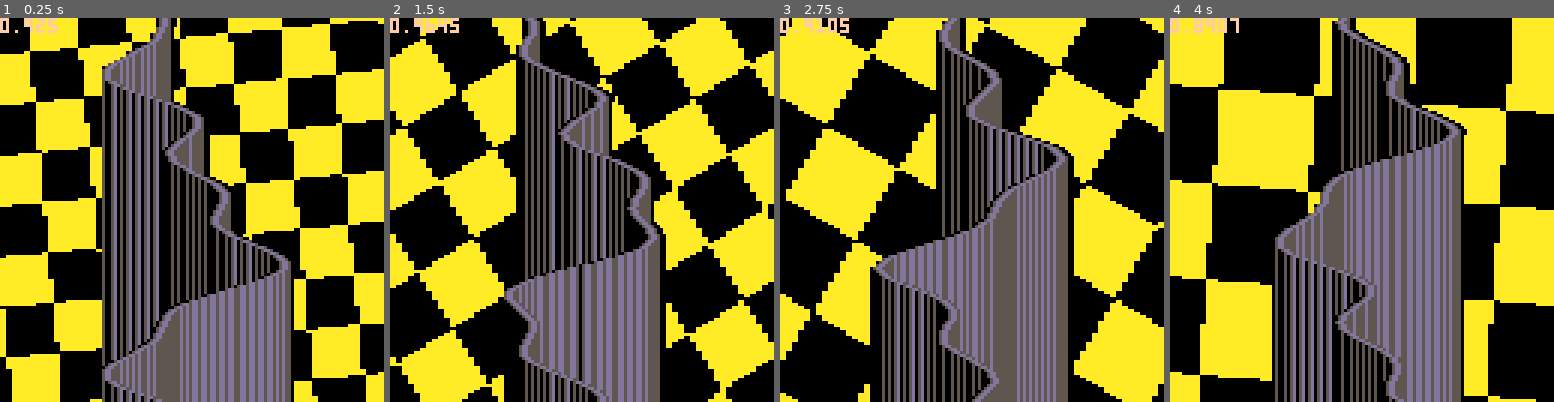
Above: before the commit, frames 1-4 (left to right).
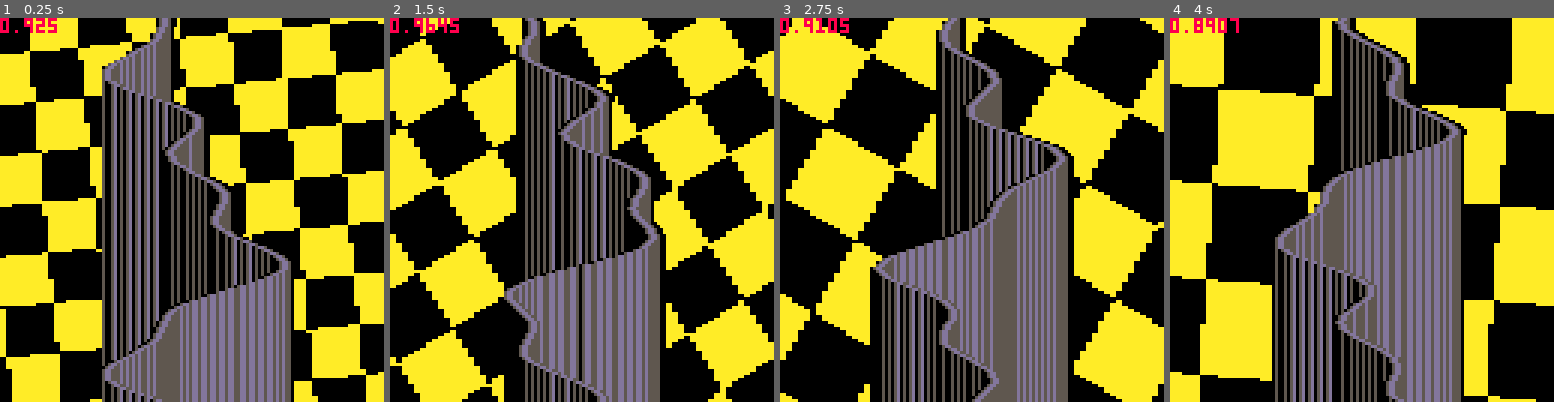
Above: after the commit, the same moments.

Repository: Megus/pico-8-experiments
Game: PICO-8 cartridge raster_rotozoomer.p8
Same seed, same stepped clock (60 frames per second), same inputs: the game is played once before the commit and once after it.
Inputs:
- Up to frame 1 (0.25 s): no input
- Up to frame 2 (1.5 s): no input
- Up to frame 3 (2.75 s): no input
- Up to frame 4 (4 s): no input

The runs differ from the first frame. In frame 1, 0.3% of the frame differs, in the area x 0-15%, y 0-4%; in frame 2, 0.3%; in frame 3, 0.3%; in frame 4, 0.3%, in the area x 0-18%, y 0-4%.

Commit message:
Hanoi tower iterative solution demonstration

Diff:
--- /dev/null
+++ b/hanoi.p8
@@ -0,0 +1,151 @@
+pico-8 cartridge // http://www.pico-8.com
+version 16
+__lua__
+
+function _init()
+  cls()
+  chanoi = cocreate(hanoi)
+  state = -2
+  disks = 4
+  pegs = {
+    {},
+    {},
+    {},
+  }
+  for i = disks, 1, -1 do
+    add(pegs[1], i)
+  end
+
+  moving_disk = -1
+  moving_x = 0
+  moving_y = 0
+
+  peg_top = 45
+  peg_bottom = 80
+  speed = 4
+
+end
+
+function _update()
+  if state == -2 then
+    if btn(4) then
+      state = 0
+    end
+  elseif state == 0 then
+    if costatus(chanoi) ~= "dead" then
+      coresume(chanoi, disks, 1, 3, 2)
+      if from_peg ~= nil then
+        -- Remove disk, start animation
+        moving_disk = pegs[from_peg][#pegs[from_peg]]
+        del(pegs[from_peg], moving_disk)
+
+        moving_x = from_peg * 40 - 16 - moving_disk * 2
+        moving_y = peg_bottom - 7 - #pegs[from_peg] * 8
+        moving_to_x = to_peg * 40 - 16 - moving_disk * 2
+        moving_to_y = peg_bottom - 7 - #pegs[to_peg] * 8
+
+        state = 1
+      end
+    else
+      status = -1
+      moving_disk = -1
+    end
+  elseif state == 1 then
+    -- Moving up from the peg
+    moving_y = moving_y - speed
+
+    if moving_y <= peg_top - 10 then
+      moving_y = peg_top - 10
+      state = 2
+    end
+  elseif state == 2 then
+    -- Flying between pegs
+    local stop = false
+    if from_peg > to_peg then
+      moving_x = moving_x - speed
+      if moving_x <= moving_to_x then
+        stop = true
+      end
+    else
+      moving_x = moving_x + speed
+      if moving_x >= moving_to_x then
+        stop = true
+      end
+    end
+
+    if stop then
+      moving_x = moving_to_x
+      state = 3
+    end
+  elseif state == 3 then
+    -- Moving down the target peg
+    moving_y = moving_y + speed
+
+    if moving_y >= moving_to_y then
+      -- Add disk to the target peg
+      add(pegs[to_peg], moving_disk)
+      moving_disk = -1
+      state = 0
+    end
+  end
+end
+
+function _draw()
+  cls(7)
+  color(0)
+  -- Draw pegs
+  line(24, peg_top, 24, peg_bottom, 6)
+  line(25, peg_top, 25, peg_bottom, 5)
+  line(64, peg_top, 64, peg_bottom, 6)
+  line(65, peg_top, 65, peg_bottom, 5)
+  line(104, peg_top, 104, peg_bottom, 6)
+  line(105, peg_top, 105, peg_bottom, 5)
+
+  -- Draw disks on pegs
+  for i = 1, #pegs do
+    local peg = pegs[i]
+    for j = 1, #peg do
+      local disk = peg[j]
+      local x = i * 40 - 16 - disk * 2
+      local y = peg_bottom + 1 - j * 8
+      draw_disk(x, y, disk)
+    end
+  end
+
+  -- Draw moving disk
+  if moving_disk ~= -1 then
+    draw_disk(moving_x, moving_y, moving_disk)
+  end
+end
+
+function draw_disk(x, y, disk)
+  rectfill(x, y, x + disk * 4, y + 7, 4)
+  line(x, y, x + disk * 4 + 1, y, 9)
+  line(x, y, x, y + 7, 9)
+  line(x + disk * 4 + 1, y + 1, x + disk * 4 + 1, y + 7, 2)
+  line(x + 1, y + 7, x + disk * 4 + 1, y + 7, 2)
+end
+
+function move_disk(from, to)
+  moving_disk = pegs[from][#pegs[from]]
+  del(pegs[from], moving_disk)
+  add(pegs[to], moving_disk)
+end
+
+
+function hanoi(disks, source, target, spare)
+  local is_even = (disks % 2 == 0)
+  local pegs = {
+    source,
+    is_even and target or spare,
+    is_even and spare or target
+  }
+
+  for m = 1, shl(1, disks) - 1 do
+    from_peg = pegs[1 + band(m, m - 1) % 3]
+    to_peg = pegs[1 + (bor(m, m - 1) + 1) % 3]
+    yield()
+  end
+  from_peg = nil
+  to_peg = nil
+end
--- a/raster_rotozoomer.p8
+++ b/raster_rotozoomer.p8
@@ -1,6 +1,10 @@
 pico-8 cartridge // http://www.pico-8.com
-version 16
+version 18
 __lua__
+-- raster-roto-zoomer
+-- by megus
+
+
 -- PICO-8 init function, we create a coroutine here
 function _init()
   cfx = cocreate(fx)
@@ -16,7 +20,7 @@
   coresume(cfx)
   -- Uncomment the following lines to see CPU load
   cursor(0, 0)
-  color(15)
+  color(8)
   print(stat(1))
 end
 
Not shown, changed: 130 lines of the sprite sheet (__gfx__) section of raster_rotozoomer.p8
Not shown, changed: the thumbnail (__label__) section of raster_rotozoomer.p8
